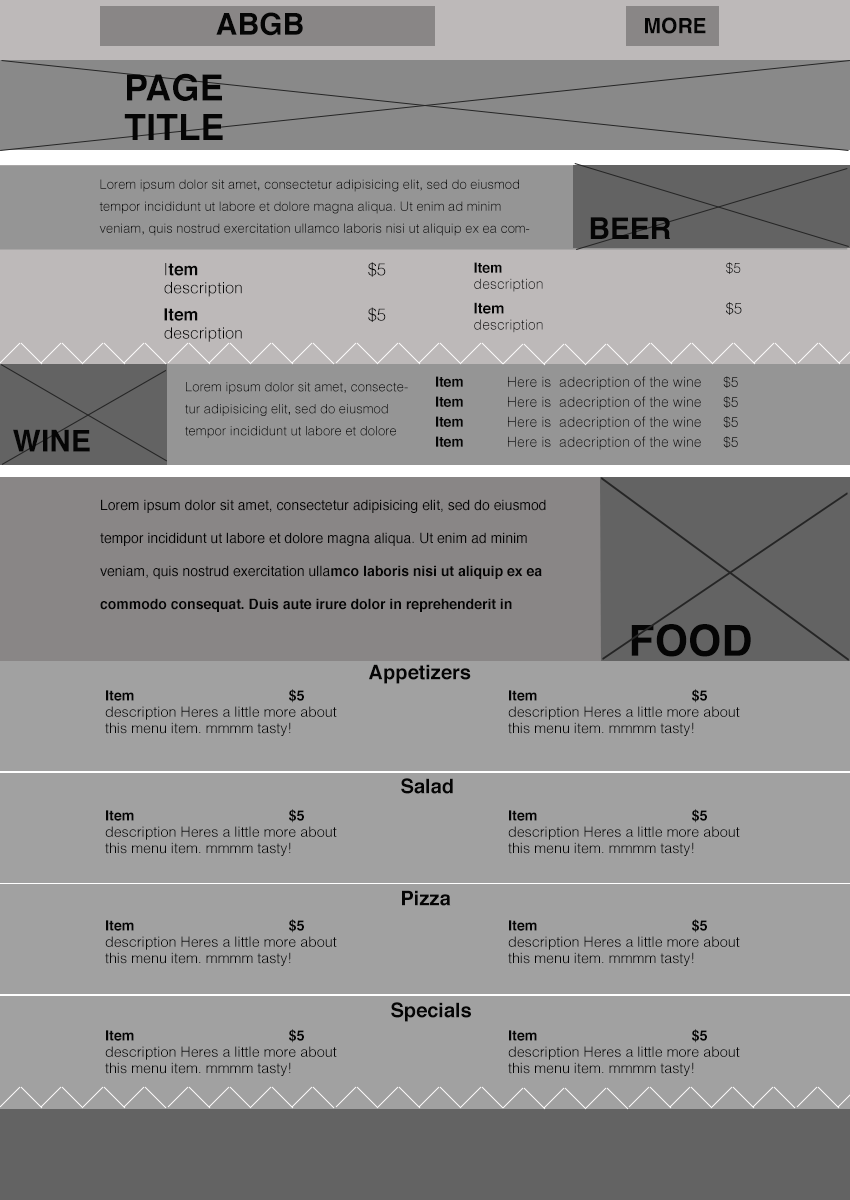
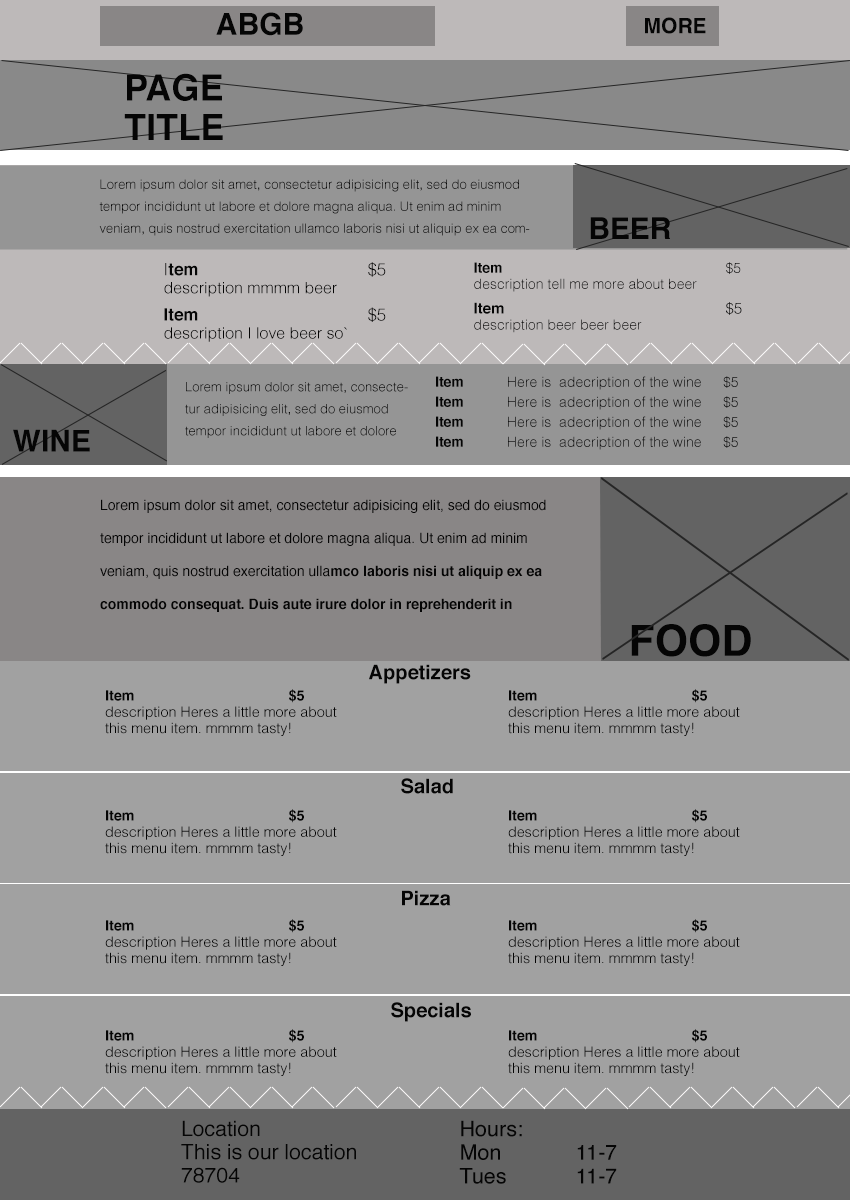
Layer changes from the first 850x1200 image to the second:
painted on "Item description example2" (1st of 4, in "wine + beer" › "item/price SOMETIMES") over <box>548,319,642,330</box>
painted on "Item description example1" (2nd of 4, in "wine + beer" › "item/price SOMETIMES") over <box>547,278,697,289</box>
painted on "Item description example2" (2nd of 4, in "wine + beer" › "item/price ALWAYS") over <box>249,327,347,339</box>
painted on "Item description example1" (3rd of 4, in "wine + beer" › "item/price ALWAYS") over <box>248,282,337,294</box>
added group "footer" with 3 layers above "Layer 1" over <box>181,1120,617,1184</box>
added layer "Hours: Mon 11-7 Tues 11-7" in group "footer" over <box>459,1120,617,1184</box>
added layer "Location This is our location 78704" in group "footer" over <box>181,1120,356,1183</box>
moved "Footer" into group "footer" over <box>181,1120,617,1184</box>
